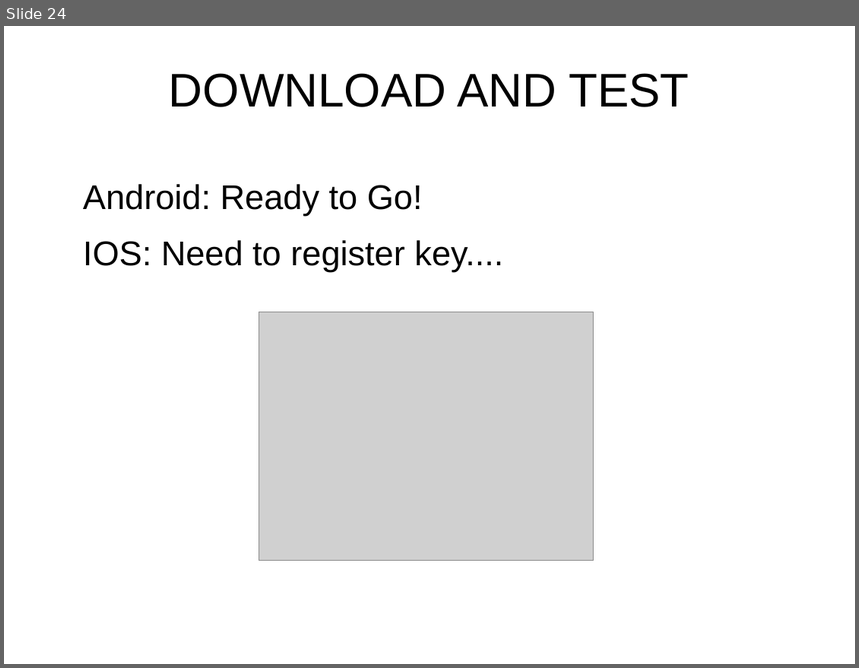
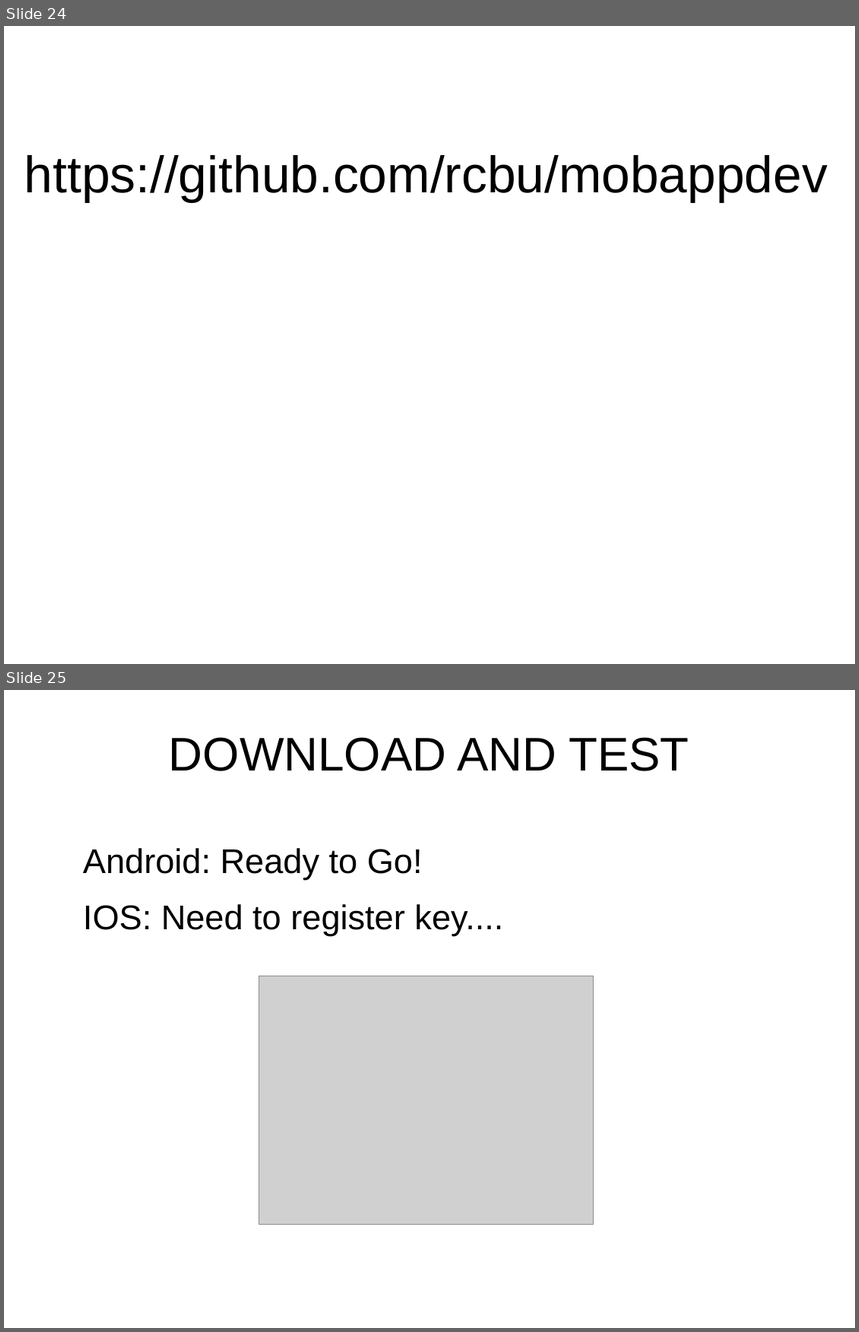
Before and after one commit to fpbu/mobappdev, a slide deck: phonegapbuild_workshop/phonegap_build_slides.odp. Shown one above the other, each under a label of ours: slide 24 before the commit, slides 24 and 25 after it. The pictures are 859x668 and 859x1332 pixels, drawn with LibreOffice and Linux fonts; fonts in the diff are those of the drawing; grey boxes stand for pictures. Boxes give left, top, right and bottom in pixels: in the first picture for what was removed or moved away, otherwise in the second. Text is boxed around its words. In the diff, an @@ line names an element or a change of style, - is before the commit and + after.

```diff
--- a/phonegapbuild_workshop/phonegap_build_slides.odp
+++ b/phonegapbuild_workshop/phonegap_build_slides.odp
@@ slide 24 added at (4, 26, 855, 664), background #FFFFFF @@
@@ subtitle added at (25, 155, 828, 203), 48 pt, text #000000 @@
+https://github.com/rcbu/mobappdev
@@ what was slide 24 is now slide 25 @@
```
Also in this commit, not shown: 1 slide changed.
